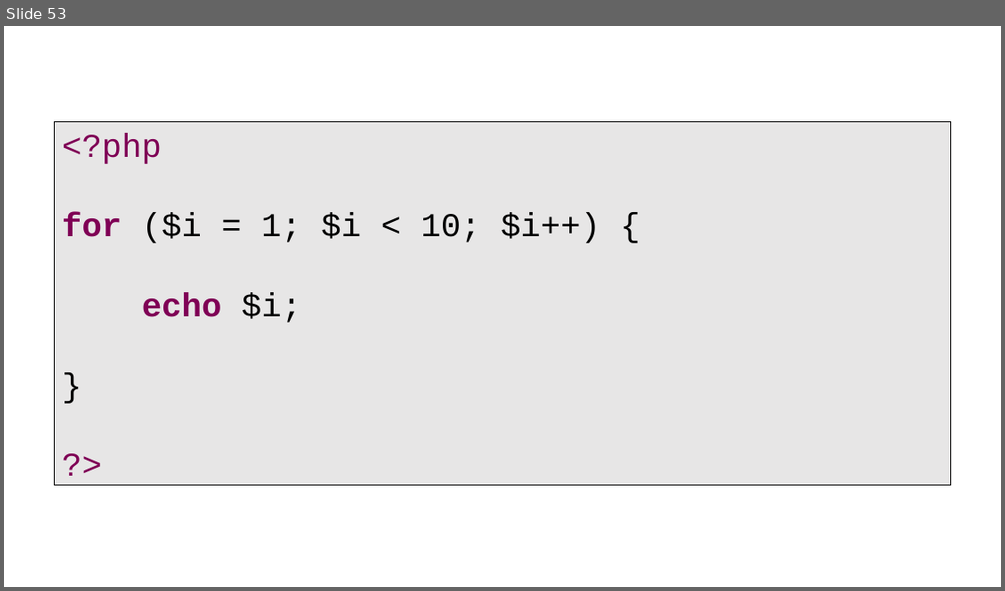
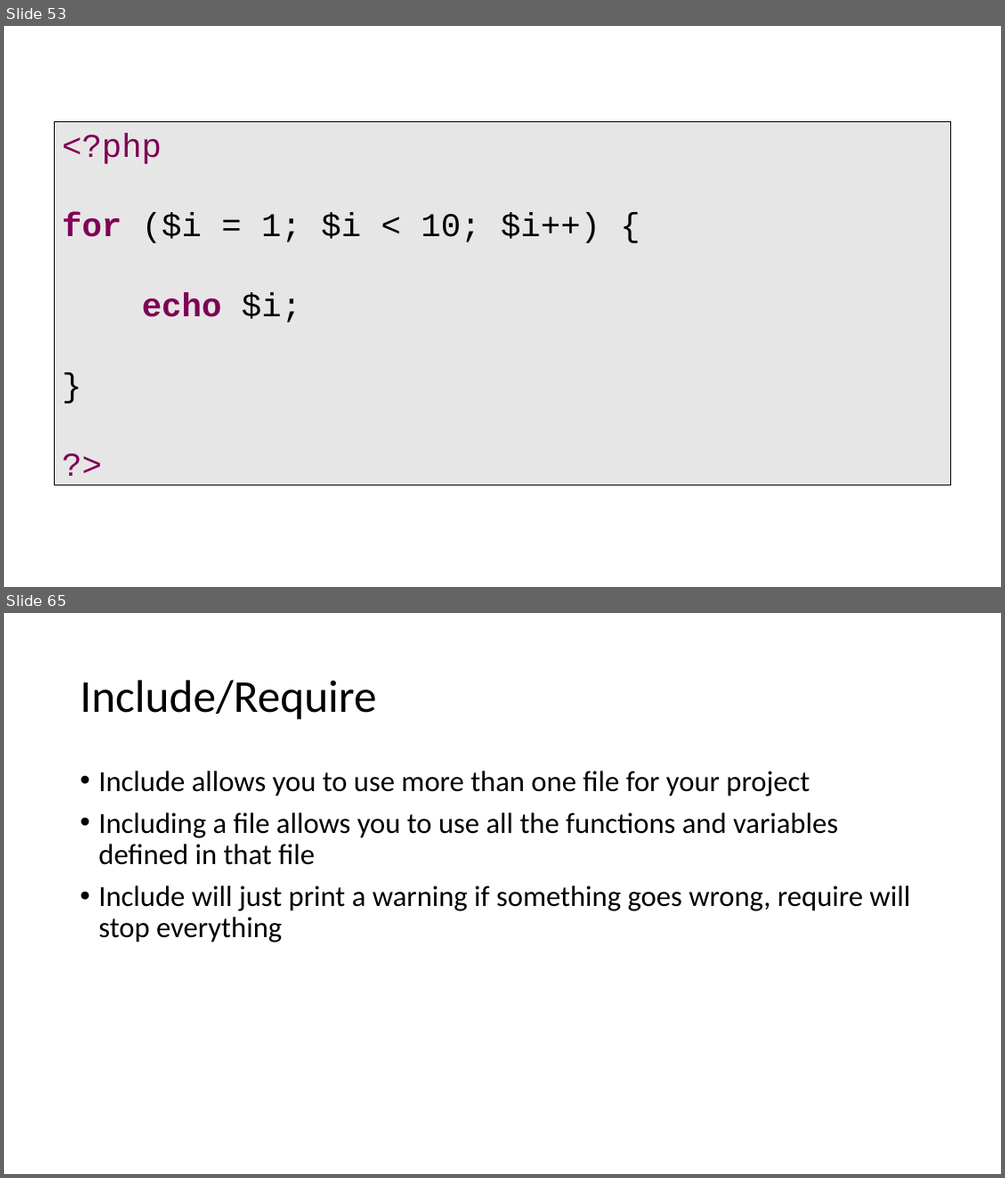
Before and after one commit to PHPEmbark/curriculum, a slide deck: course/1 - Basic Programming/Basics Of Programming.pptx. Shown one above the other, each under a label of ours: slide 53 before the commit, slides 53 and 65 after it; the slides between them are not shown. The pictures are 1005x591 and 1005x1178 pixels, drawn with LibreOffice and Linux fonts; fonts in the diff are those of the drawing. Boxes give left, top, right and bottom in pixels: in the first picture for what was removed or moved away, otherwise in the second. Text is boxed around its words. In the diff, an @@ line names an element or a change of style, - is before the commit and + after.

Commit message:
Moar powerpoint
Functions and files.

```diff
--- a/course/1 - Basic Programming/Basics Of Programming.pptx
+++ b/course/1 - Basic Programming/Basics Of Programming.pptx
@@ slide 65 added at (4,613,1001,1174), background #FFFFFF @@
@@ title added at (80,680,376,720), 44 pt, text #000000 @@
+Include/Require
@@ text added at (98,771,910,942), 28 pt, text #000000 @@
+• Include allows you to use more than one file for your project
+• Including a file allows you to use all the functions and variables defined in that file
+• Include will just print a warning if something goes wrong, require will stop everything
```
Also in this commit, not shown: 17 other slides added.
